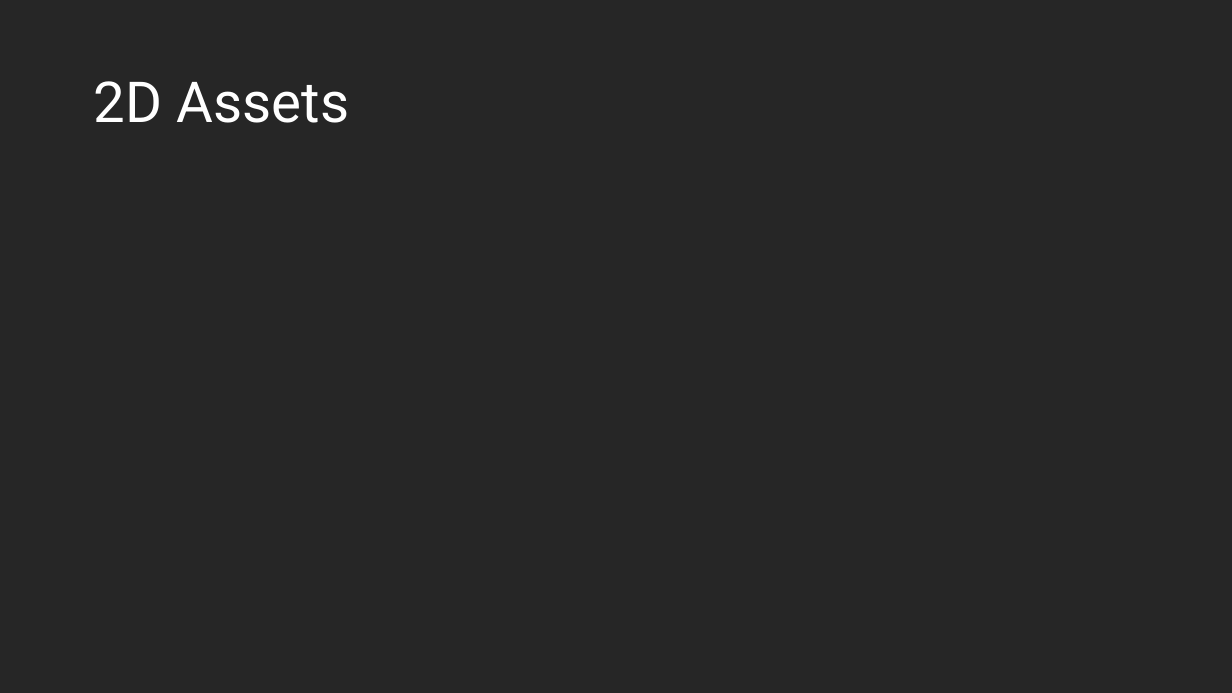
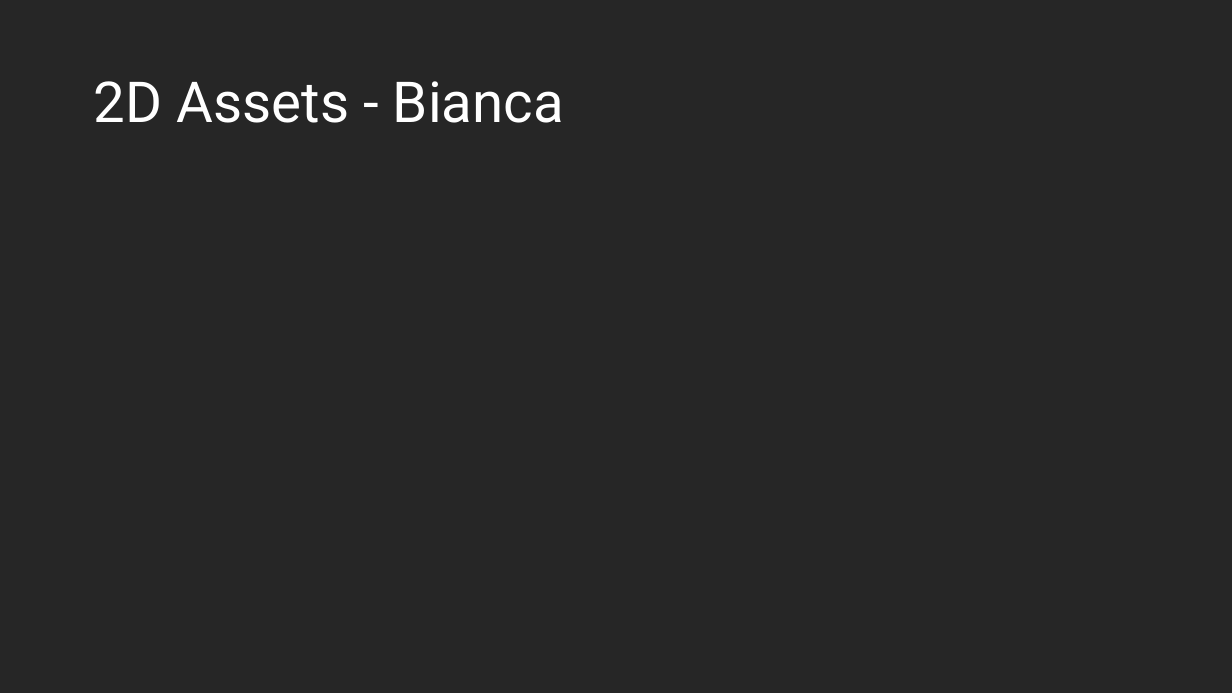
Before and after one commit to LateKnightDev/Barry_Trotter_CoS, a slide deck: slide 6 of presentation/RGP204_A2_TheLateKnights_Presentation.pptx (slide 4 before the commit). Drawn at 1232x693 pixels with LibreOffice and Linux fonts; fonts in the diff are those of the drawing. Boxes give left, top, right and bottom in pixels: in the first picture for what was removed or moved away, otherwise in the second. Text is boxed around its words. In the diff, an @@ line names an element or a change of style, - is before the commit and + after.

```diff
--- a/presentation/RGP204_A2_TheLateKnights_Presentation.pptx
+++ b/presentation/RGP204_A2_TheLateKnights_Presentation.pptx
@@ title at box(94, 81, 564, 123): text changed @@
-2D Assets
+2D Assets - Bianca
```
Also in this commit, not shown: 3 other slides changed, 9 slides added, 1 slide removed, 7 other files.
